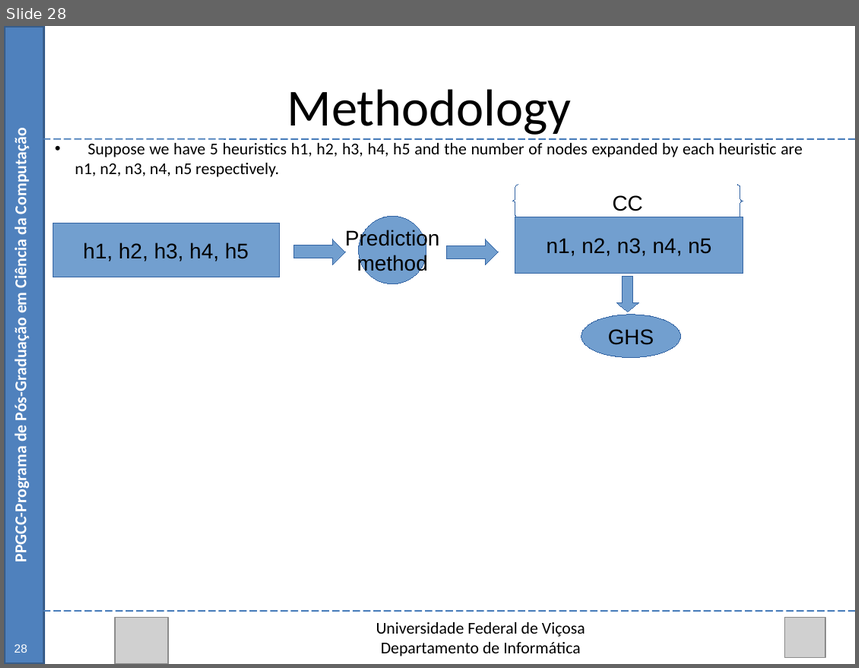
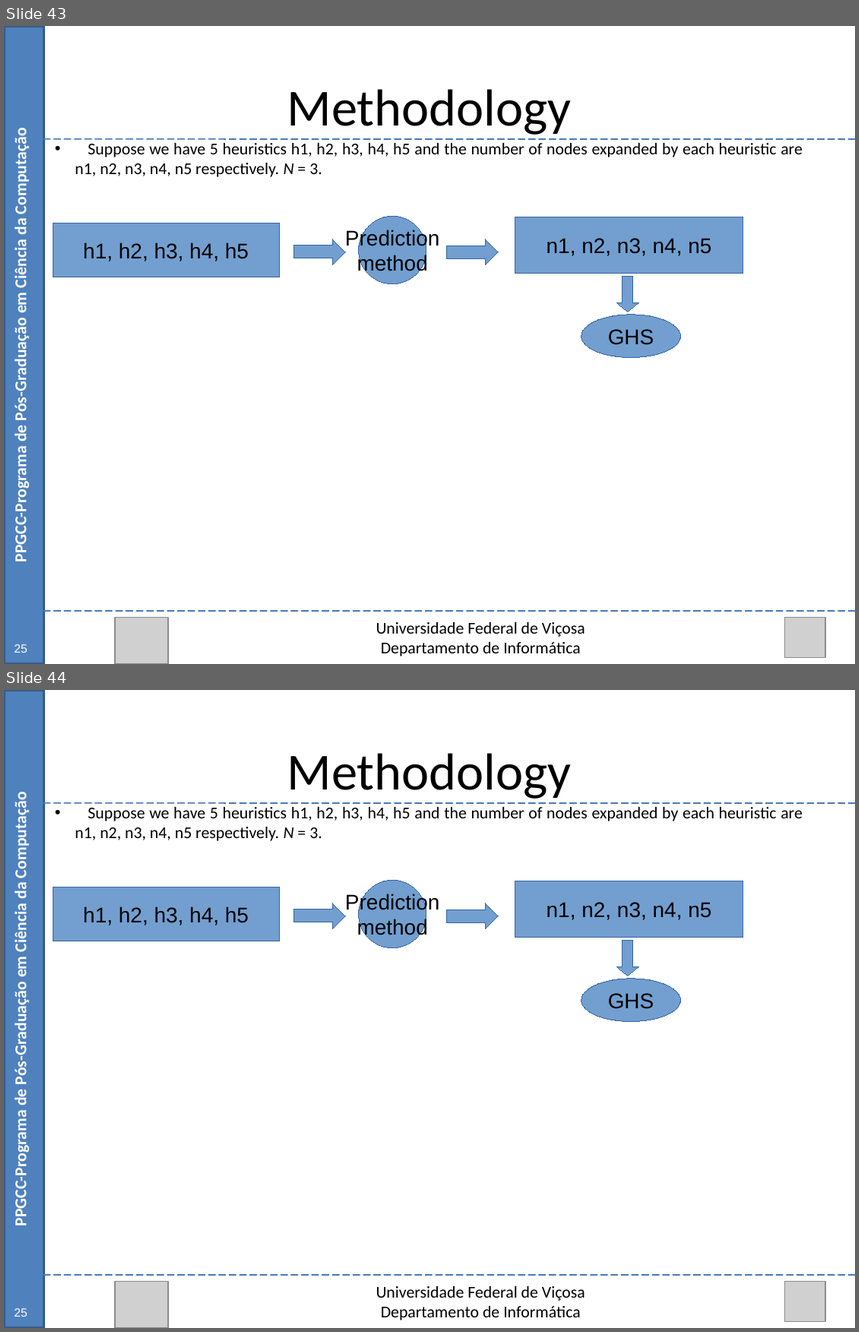
Before and after one commit to Marvinsky/research-marvin, a slide deck: latex/odp/selection heuristics.odp. Shown one above the other, each under a label of ours: slide 28 before the commit, slides 43 and 44 after it. The pictures are 859x668 and 859x1332 pixels, drawn with LibreOffice and Linux fonts; fonts in the diff are those of the drawing; grey boxes stand for pictures. Boxes give left, top, right and bottom in pixels: in the first picture for what was removed or moved away, otherwise in the second. Text is boxed around its words. In the diff, an @@ line names an element or a change of style, - is before the commit and + after.

Commit message:
11/09/15 update selection heuristics.odp

```diff
--- a/latex/odp/selection heuristics.odp
+++ b/latex/odp/selection heuristics.odp
@@ slide 44 added at [4,690,855,1328], background #FFFFFF @@
@@ rectangle added at [4,690,44,1328], fill #4F81BD, outline #385D8A 2.01 pt @@
@@ text added at [287,753,572,799], 44 pt, text #000000 @@
+Methodology
@@ text added at [11,801,31,1224], 14 pt, text #FFFFFF, bold @@
+PPGCC-Programa de Pós-Graduação em Ciência da Computação
@@ line added from (44, 803) to (855, 803), #4A7EBB 1.25 pt @@
@@ text added at [75,807,803,841], 14 pt, text #000000 @@
+• Suppose we have 5 heuristics h1, h2, h3, h4, h5 and the number of nodes expanded by each heuristic are n1, n2, n3, n4, n5 respectively. N = 3.
@@ rectangle added at [53,887,279,941], fill #729FCF, outline #3465A4 0 pt, 18 pt, text #000000 @@
+h1, h2, h3, h4, h5
@@ ellipse added at [359,880,427,948], fill #729FCF, outline #3465A4 0 pt, 18 pt, text #000000 @@
+Prediction
+method
@@ rectangle added at [515,882,743,938], fill #729FCF, outline #3465A4 0 pt, 18 pt, text #000000 @@
+n1, n2, n3, n4, n5
@@ right arrow added at [294,903,345,929], fill #729FCF, outline #3465A4 0 pt @@
@@ right arrow added at [446,904,499,929], fill #729FCF, outline #3465A4 0 pt @@
@@ down arrow added at [617,940,639,976], fill #729FCF, outline #3465A4 0 pt @@
@@ ellipse added at [581,979,680,1022], fill #729FCF, outline #3465A4 0 pt, 18 pt, text #000000 @@
+GHS
@@ line added from (44, 1276) to (855, 1276), #4A7EBB 1.25 pt @@
@@ picture added at [115,1281,167,1328] @@
@@ picture added at [785,1281,826,1322] @@
@@ text added at [376,1287,585,1321], 14 pt, text #000000 @@
+Universidade Federal de Viçosa
+Departamento de Informática
@@ text added at [14,1309,27,1317], 10 pt, text #FFFFFF @@
+25
@@ what was slide 28 is now slide 43 @@
@@ slide 43 changed as well @@
@@ text at [75,143,803,177]: text changed @@
-• Suppose we have 5 heuristics h1, h2, h3, h4, h5 and the number of nodes expanded by each heuristic are n1, n2, n3, n4, n5 respectively.
+• Suppose we have 5 heuristics h1, h2, h3, h4, h5 and the number of nodes expanded by each heuristic are n1, n2, n3, n4, n5 respectively. N = 3.
@@ brace pair removed at [512,184,743,217] @@
-CC
@@ text at [14,645,27,653]: text changed @@
-28
+25
```
Also in this commit, not shown: 33 other slides changed, 15 other slides added.
